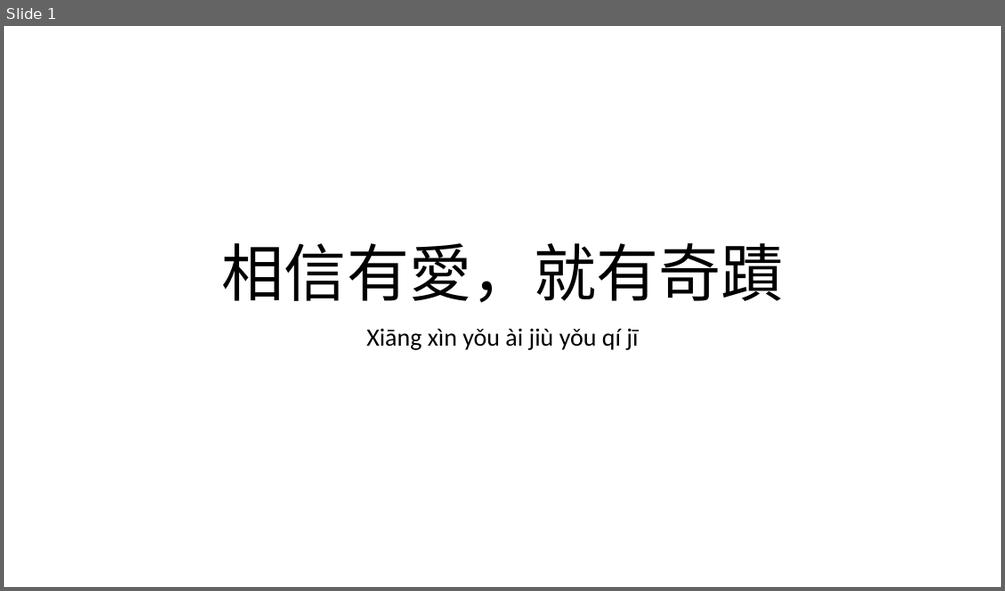
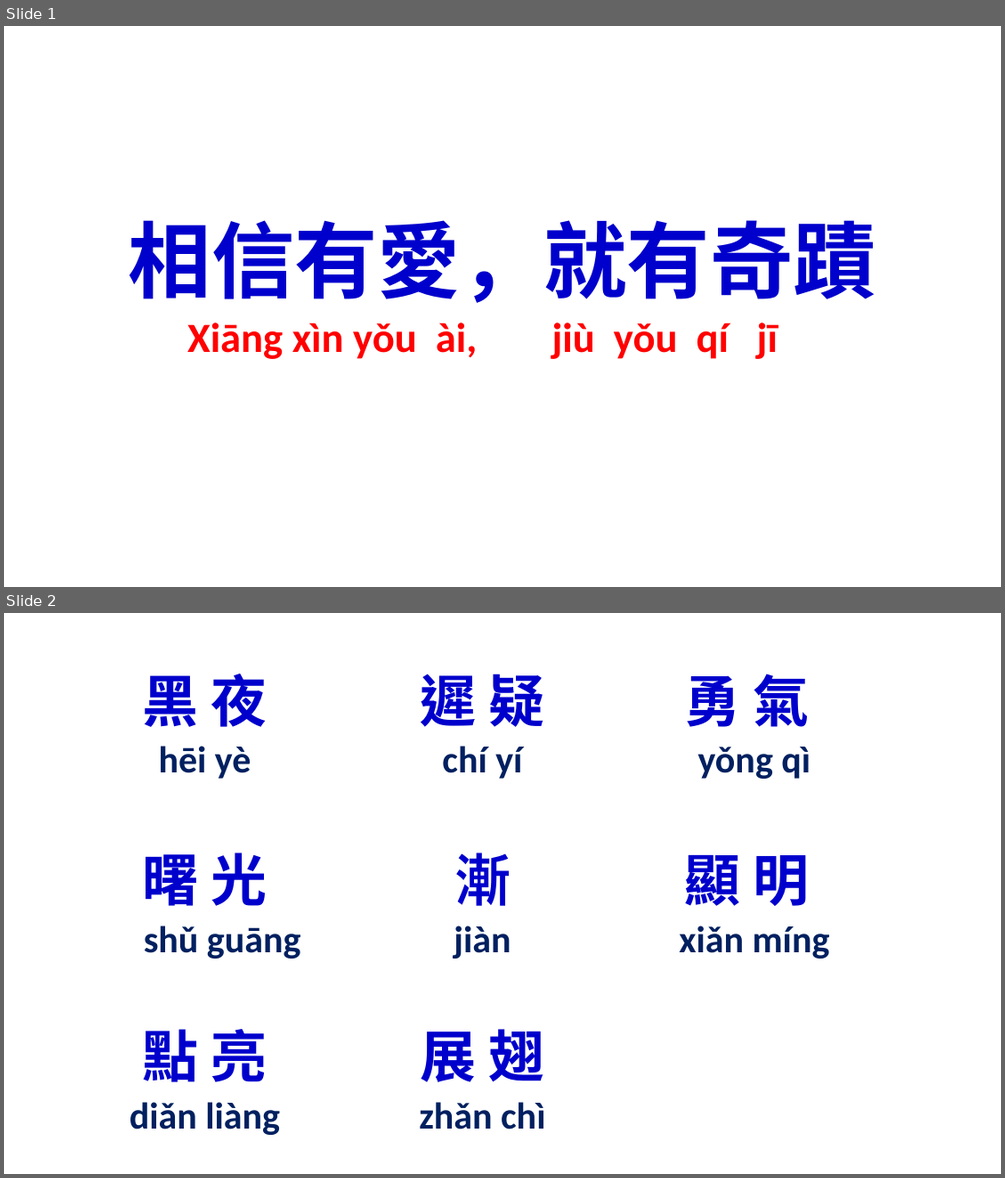
Before and after one commit to batisuoc/free-school-class, a slide deck: chinese/相信有愛就有奇蹟.pptx. Shown one above the other, each under a label of ours: slide 1 before the commit, slides 1 and 2 after it. The pictures are 1005x591 and 1005x1178 pixels, drawn with LibreOffice and Linux fonts; fonts in the diff are those of the drawing; background and template pictures are left out. Boxes give left, top, right and bottom in pixels: in the first picture for what was removed or moved away, otherwise in the second. Text is boxed around its words. In the diff, an @@ line names an element or a change of style, - is before the commit and + after.

```diff
--- a/chinese/相信有愛就有奇蹟.pptx
+++ b/chinese/相信有愛就有奇蹟.pptx
@@ slide 2 added at [4, 613, 1001, 1174], background picture (left out) @@
@@ text added at [142, 674, 267, 727], 54 pt, text #0000CC, bold @@
+黑 夜
@@ text added at [420, 674, 545, 727], 54 pt, text #0000CC, bold @@
+遲 疑
@@ text added at [684, 674, 809, 727], 54 pt, text #0000CC, bold @@
+勇 氣
@@ text added at [159, 746, 251, 779], 36 pt, text #002060, bold @@
+hēi yè
@@ text added at [442, 746, 522, 779], 36 pt, text #002060, bold @@
+chí yí
@@ text added at [698, 747, 810, 779], 36 pt, text #002060, bold @@
+yǒng qì
@@ text added at [142, 852, 267, 906], 54 pt, text #0000CC, bold @@
+曙 光
@@ text added at [454, 852, 510, 906], 54 pt, text #0000CC, bold @@
+漸
@@ text added at [684, 855, 809, 906], 54 pt, text #0000CC, bold @@
+顯 明
@@ text added at [144, 925, 301, 958], 36 pt, text #002060, bold @@
+shǔ guāng
@@ text added at [453, 925, 510, 958], 36 pt, text #002060, bold @@
+jiàn
@@ text added at [679, 925, 830, 958], 36 pt, text #002060, bold @@
+xiǎn míng
@@ text added at [142, 1029, 267, 1082], 54 pt, text #0000CC, bold @@
+點 亮
@@ text added at [420, 1029, 545, 1082], 54 pt, text #0000CC, bold @@
+展 翅
@@ text added at [129, 1102, 280, 1135], 36 pt, text #002060, bold @@
+diǎn liàng
@@ text added at [419, 1102, 545, 1129], 36 pt, text #002060, bold @@
+zhǎn chì
@@ slide 1 changed as well @@
@@ title "相信有愛，就有奇蹟": place and size @@
-title "相信有愛，就有奇蹟" at [222, 243, 783, 303]
+title "相信有愛，就有奇蹟" at [129, 220, 876, 303]
@@ title "相信有愛，就有奇蹟" at [129, 220, 876, 303]: size 60 to 80 pt, font Calibri to Noto Sans CJK TC, text colour #000000 to #0000CC, bold on @@
@@ subtitle at [187, 322, 777, 359]: text changed; size 24 to 40 pt; text colour #000000 to #FF0000; bold on @@
-Xiāng xìn yǒu ài jiù yǒu qí jī
+Xiāng xìn yǒu ài, jiù yǒu qí jī
```
Also in this commit, not shown: 4 other slides changed, 7 other slides added.
